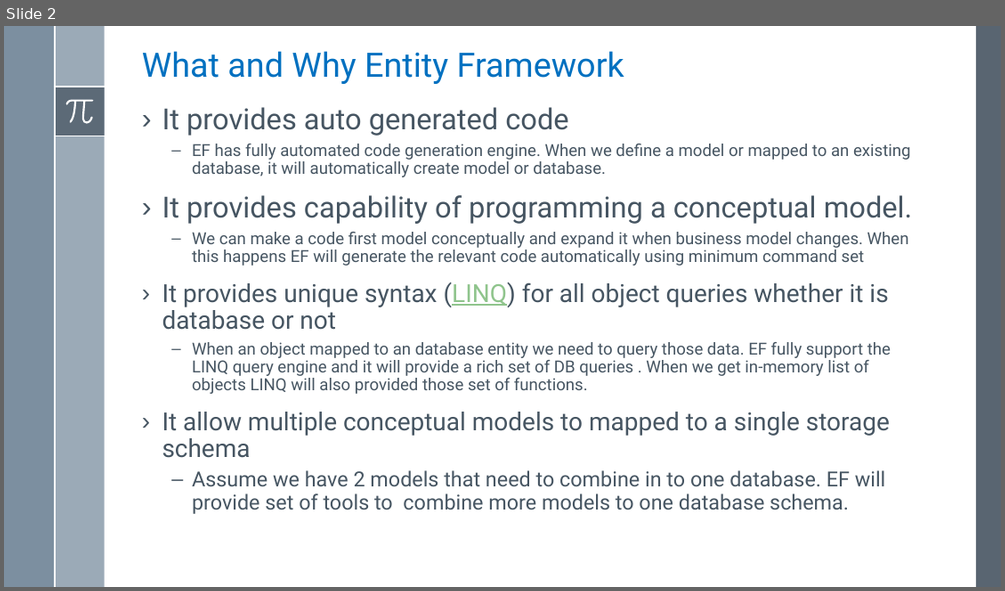
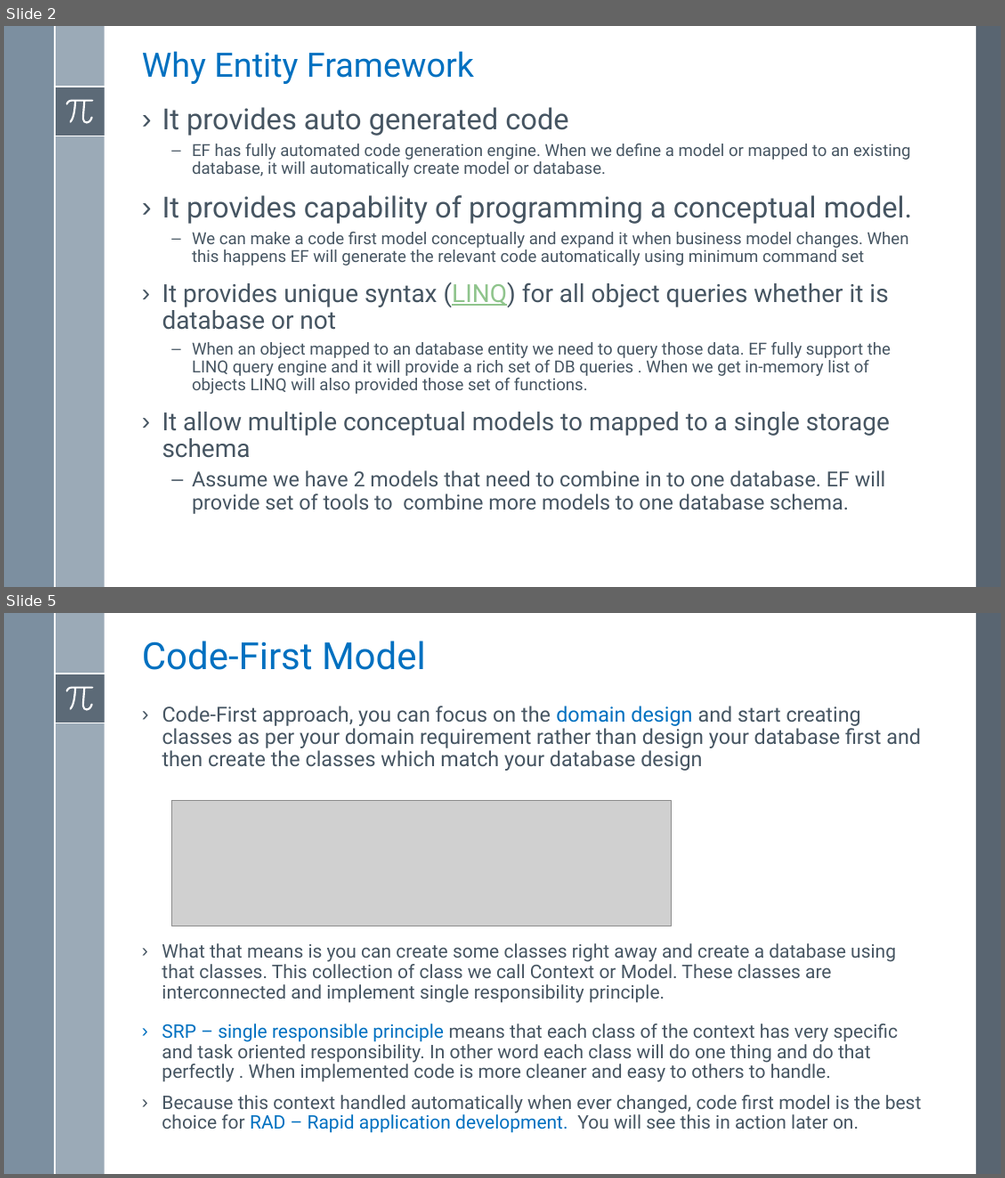
Before and after one commit to asachanxxx/WebApiTraning, a slide deck: Notes/Lesson 1/Lesson 1 - Implement First Bound Context Using Entity Framework.pptx. Shown one above the other, each under a label of ours: slide 2 before the commit, slides 2 and 5 after it; the slides between them are not shown. The pictures are 1005x591 and 1005x1178 pixels, drawn with LibreOffice and Linux fonts; fonts in the diff are those of the drawing; grey boxes stand for pictures. Boxes give left, top, right and bottom in pixels: in the first picture for what was removed or moved away, otherwise in the second. Text is boxed around its words. In the diff, an @@ line names an element or a change of style, - is before the commit and + after.

```diff
--- a/Notes/Lesson 1/Lesson 1 - Implement First Bound Context Using Entity Framework.pptx
+++ b/Notes/Lesson 1/Lesson 1 - Implement First Bound Context Using Entity Framework.pptx
@@ slide 5 added at box(4, 613, 1001, 1174), background #FFFFFF; not listed: 8 template elements that a slide beside it also shows @@
@@ title added at box(142, 641, 426, 670), 36 pt, text #0070C0 @@
+Code-First Model
@@ text added at box(162, 706, 921, 771), 20 pt, text #465562 @@
+› Code-First approach, you can focus on the domain design and start creating classes as per your domain requirement rather than design your database first and then create the classes which match your database design
@@ picture added at box(172, 800, 671, 925) @@
@@ text added at box(162, 943, 896, 1003), 18 pt, text #465562 @@
+› What that means is you can create some classes right away and create a database using that classes. This collection of class we call Context or Model. These classes are interconnected and implement single responsibility principle.
@@ text added at box(162, 1023, 898, 1082), 18 pt, text #465562 @@
+› SRP – single responsible principle means that each class of the context has very specific and task oriented responsibility. In other word each class will do one thing and do that perfectly . When implemented code is more cleaner and easy to others to handle.
@@ text added at box(162, 1094, 922, 1133), 18 pt, text #465562 @@
+› Because this context handled automatically when ever changed, code first model is the best choice for RAD – Rapid application development. You will see this in action later on.
@@ slide 2 changed as well @@
@@ title at box(142, 51, 474, 84): text changed @@
-What and Why Entity Framework
+Why Entity Framework
```
Also in this commit, not shown: 2 other slides changed, 17 other slides added, 4 other files.
